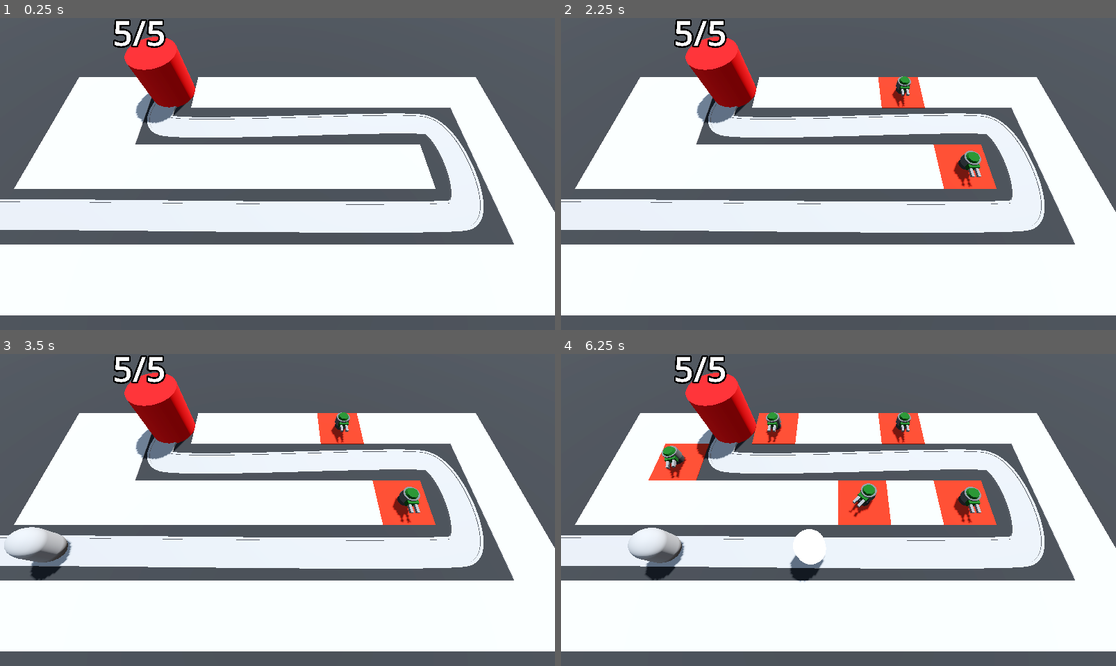
Above: before the commit, frames 1-4 (two rows, left to right).
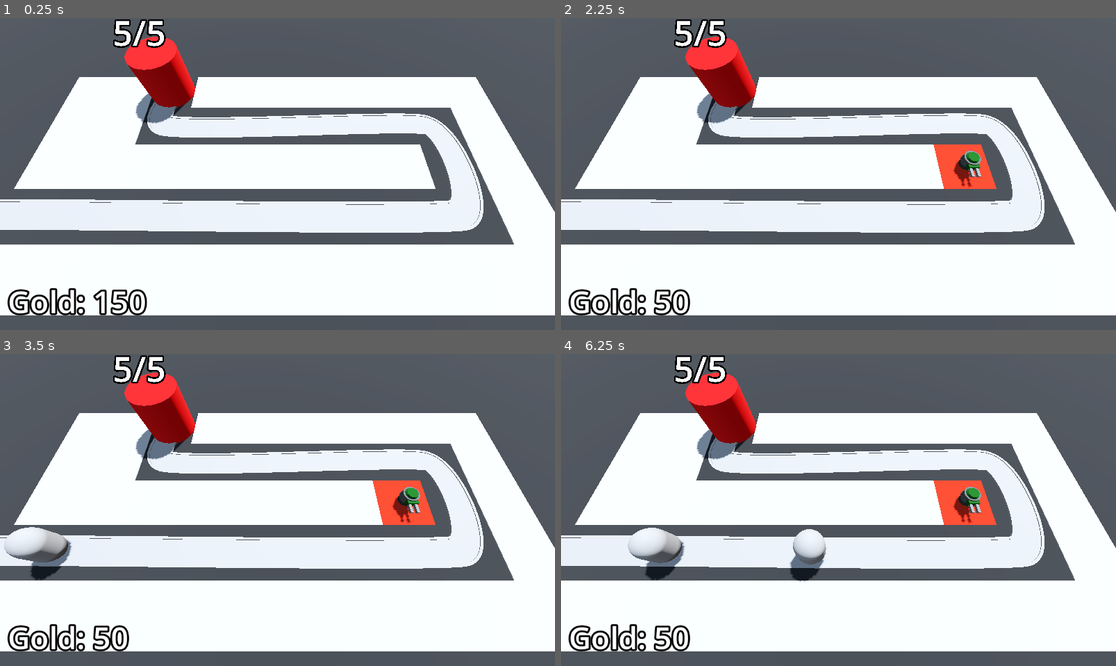
Above: after the commit, the same moments.

Repository: MateuszKosowski/Barbarian-Tower-Defense
Game: Godot game, scene res://Scenes/BaseLvl.tscn
The game is run twice, just before and just after one commit, with the same random seed, the same clock (stepped at 60 frames per second) and the same inputs.
Inputs (mouse positions are in pixels of both pictures, inside the frame that each line leads up to):
- Up to frame 1 (0.25 s): no input
- Up to frame 2 (2.25 s): tap Enter at 0.5, 2 s; move the mouse to (960, 158) at 0.52 s; press the mouse at (960, 158) at 0.53 s; tap Space at 1.25 s; move the mouse to (727, 189) at 1.27 s; release the mouse at (727, 189) at 1.28 s; click (727, 189) at 1.35 s; move the mouse to (894, 105) at 2.02 s; press the mouse at (894, 105) at 2.03 s
- Up to frame 3 (3.5 s): move the mouse to (249, 572) at 2.77 s; release the mouse at (249, 572) at 2.78 s; click (249, 572) at 2.85 s
- Up to frame 4 (6.25 s): move the mouse to (1005, 556) at 3.52 s; press the mouse at (1005, 556) at 3.53 s; move the mouse to (672, 463) at 4.27 s; release the mouse at (672, 463) at 4.28 s; click (672, 463) at 4.35 s; move the mouse to (866, 510) at 5.02 s; press the mouse at (866, 510) at 5.03 s; move the mouse to (755, 432) at 5.77 s; release the mouse at (755, 432) at 5.78 s; click (755, 432) at 5.85 s

The runs differ from the first frame. In frame 1, 1.0% of the frame differs, in the area x 1-27%, y 86-96%; in frame 2, 1.7%; in frame 3, 1.7%; in frame 4, 5.1%, in the area x 1-66%, y 18-96%.

Commit message:
Add gold system

Diff:
--- /dev/null
+++ b/Scenes/Bank.gd
@@ -0,0 +1,11 @@
+extends MarginContainer
+
+@export var starting_gold: int = 150
+@onready var label: Label = $Label
+var gold: int:
+	set(gold_in):
+		gold = max(gold_in, 0)
+		label.text = "Gold: " + str(gold_in)
+
+func _ready() -> void:
+	gold = starting_gold
--- a/Scenes/BaseLvl.tscn
+++ b/Scenes/BaseLvl.tscn
@@ -7,6 +7,7 @@
 [ext_resource type="Script" path="res://Scenes/EnemyPath.gd" id="3_t8ngk"]
 [ext_resource type="Script" path="res://Scenes/TurretManager.gd" id="5_tmalv"]
 [ext_resource type="PackedScene" uid="uid://3t68klkrfmgb" path="res://Scenes/Turret/turret.tscn" id="6_wbrk8"]
+[ext_resource type="Script" path="res://Scenes/Bank.gd" id="8_ql678"]
 
 [sub_resource type="ProceduralSkyMaterial" id="ProceduralSkyMaterial_xbfr8"]
 sky_horizon_color = Color(0.64625, 0.65575, 0.67075, 1)
@@ -30,6 +31,13 @@
 "tilts": PackedFloat32Array(0, 0, 0, 0, 0)
 }
 point_count = 5
+
+[sub_resource type="LabelSettings" id="LabelSettings_8cdpw"]
+font_size = 64
+outline_size = 16
+outline_color = Color(0, 0, 0, 1)
+shadow_size = 5
+shadow_color = Color(0, 0, 0, 0.65098)
 
 [node name="BaseLvl" type="Node3D"]
 
@@ -114,4 +122,25 @@
 turret = ExtResource("6_wbrk8")
 enemy_path = NodePath("../EnemyPath")
 
+[node name="Bank" type="MarginContainer" parent="." groups=["bank"]]
+anchors_preset = 15
+anchor_right = 1.0
+anchor_bottom = 1.0
+grow_horizontal = 2
+grow_vertical = 2
+mouse_filter = 2
+theme_override_constants/margin_left = 16
+theme_override_constants/margin_top = 16
+theme_override_constants/margin_right = 16
+theme_override_constants/margin_bottom = 16
+script = ExtResource("8_ql678")
+
+[node name="Label" type="Label" parent="Bank"]
+layout_mode = 2
+size_flags_horizontal = 0
+size_flags_vertical = 8
+text = "Placeholder
+"
+label_settings = SubResource("LabelSettings_8cdpw")
+
 [connection signal="timeout" from="EnemyPath/SpawnTimer" to="EnemyPath" method="_on_spawn_timer_timeout"]
--- a/Scenes/Enemy/Enemy.gd
+++ b/Scenes/Enemy/Enemy.gd
@@ -1,7 +1,8 @@
 extends PathFollow3D
 
 @export var speed: float = 5.0
-@export var max_hp: int = 75
+@export var max_hp: int = 50
+@export var gold_value := 15
 
 var curr_hp: int:
 	set(health_in):
@@ -10,9 +11,11 @@
 		curr_hp = health_in
 		if curr_hp < 1:
 			queue_free()
+			bank.gold += gold_value
 
 @onready var base = get_tree().get_first_node_in_group("base")
 @onready var animation_player: AnimationPlayer = $AnimationPlayer
+@onready var bank = get_tree().get_first_node_in_group("bank")
 
 func _ready() -> void:
 	curr_hp = max_hp
--- a/Scenes/Enemy/Enemy.tscn
+++ b/Scenes/Enemy/Enemy.tscn
@@ -14,6 +14,21 @@
 radius = 1.0
 height = 3.0
 
+[sub_resource type="Animation" id="Animation_82i2s"]
+length = 0.001
+tracks/0/type = "value"
+tracks/0/imported = false
+tracks/0/enabled = true
+tracks/0/path = NodePath("DmgHilight:visible")
+tracks/0/interp = 1
+tracks/0/loop_wrap = true
+tracks/0/keys = {
+"times": PackedFloat32Array(0),
+"transitions": PackedFloat32Array(1),
+"update": 1,
+"values": [false]
+}
+
 [sub_resource type="Animation" id="Animation_251tn"]
 resource_name = "TakeDmg"
 length = 0.1
@@ -28,21 +43,6 @@
 "transitions": PackedFloat32Array(1, 1),
 "update": 1,
 "values": [true, false]
-}
-
-[sub_resource type="Animation" id="Animation_82i2s"]
-length = 0.001
-tracks/0/type = "value"
-tracks/0/imported = false
-tracks/0/enabled = true
-tracks/0/path = NodePath("DmgHilight:visible")
-tracks/0/interp = 1
-tracks/0/loop_wrap = true
-tracks/0/keys = {
-"times": PackedFloat32Array(0),
-"transitions": PackedFloat32Array(1),
-"update": 1,
-"values": [false]
 }
 
 [sub_resource type="AnimationLibrary" id="AnimationLibrary_fdvul"]
--- a/Scenes/RayPickerCamera/ray_pick_camera.gd
+++ b/Scenes/RayPickerCamera/ray_pick_camera.gd
@@ -3,8 +3,10 @@
 # Export this variable to get access by the inspector
 @export var gridmap: GridMap
 @export var turret_manager: Node3D
+@export var turret_cost: int = 100
 
 @onready var ray_cast_3d: RayCast3D = $RayCast3D
+@onready var bank = get_tree().get_first_node_in_group("bank")
 
 func _process(delta: float) -> void:
 	var mouse_position: Vector2 = get_viewport().get_mouse_position()
@@ -12,15 +14,19 @@
 	ray_cast_3d.force_raycast_update()
 
 	if ray_cast_3d.is_colliding():
-		Input.set_default_cursor_shape(Input.CURSOR_POINTING_HAND)
-		var collider = ray_cast_3d.get_collider()
-		if collider is GridMap:
-			if Input.is_action_pressed("click"):
-				var collision_point = ray_cast_3d.get_collision_point()
-				var cell = gridmap.local_to_map(collision_point)
-				if gridmap.get_cell_item(cell) == 0:
-					gridmap.set_cell_item(cell, 1)
-					var tile_pos = gridmap.map_to_local(cell)
-					turret_manager.build_turret(tile_pos)
+		if bank.gold >= turret_cost:
+			Input.set_default_cursor_shape(Input.CURSOR_POINTING_HAND)
+			var collider = ray_cast_3d.get_collider()
+			if collider is GridMap:
+				if Input.is_action_pressed("click"):
+					var collision_point = ray_cast_3d.get_collision_point()
+					var cell = gridmap.local_to_map(collision_point)
+					if gridmap.get_cell_item(cell) == 0:
+						gridmap.set_cell_item(cell, 1)
+						var tile_pos = gridmap.map_to_local(cell)
+						turret_manager.build_turret(tile_pos)
+						bank.gold -= turret_cost
+		else:
+			Input.set_default_cursor_shape(Input.CURSOR_ARROW)
 	else:
 		Input.set_default_cursor_shape(Input.CURSOR_ARROW)
--- a/Scenes/Turret/turret.tscn
+++ b/Scenes/Turret/turret.tscn
@@ -41,6 +41,21 @@
 top_radius = 0.4
 height = 0.2
 
+[sub_resource type="Animation" id="Animation_hb7fc"]
+length = 0.001
+tracks/0/type = "value"
+tracks/0/imported = false
+tracks/0/enabled = true
+tracks/0/path = NodePath("TurretBase/TurretTop:position")
+tracks/0/interp = 1
+tracks/0/loop_wrap = true
+tracks/0/keys = {
+"times": PackedFloat32Array(0),
+"transitions": PackedFloat32Array(1),
+"update": 0,
+"values": [Vector3(0, 0.5, 0)]
+}
+
 [sub_resource type="Animation" id="Animation_5bsem"]
 resource_name = "Shooting"
 length = 0.5
@@ -55,21 +70,6 @@
 "transitions": PackedFloat32Array(1, 1),
 "update": 0,
 "values": [Vector3(0, 0.5, -0.6), Vector3(0, 0.5, 0)]
-}
-
-[sub_resource type="Animation" id="Animation_hb7fc"]
-length = 0.001
-tracks/0/type = "value"
-tracks/0/imported = false
-tracks/0/enabled = true
-tracks/0/path = NodePath("TurretBase/TurretTop:position")
-tracks/0/interp = 1
-tracks/0/loop_wrap = true
-tracks/0/keys = {
-"times": PackedFloat32Array(0),
-"transitions": PackedFloat32Array(1),
-"update": 0,
-"values": [Vector3(0, 0.5, 0)]
 }
 
 [sub_resource type="AnimationLibrary" id="AnimationLibrary_c66gm"]
Not shown: 4 places in MeshLibraries/SpaceLib.tres that only renumber resources
Not shown: 1 places in Scenes/BaseLvl.tscn that only renumber resources
